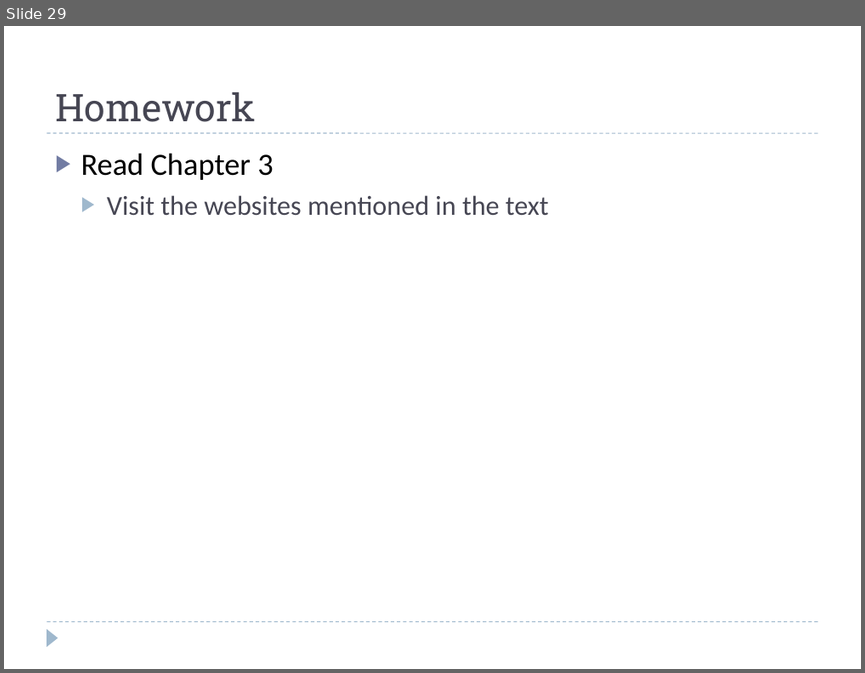
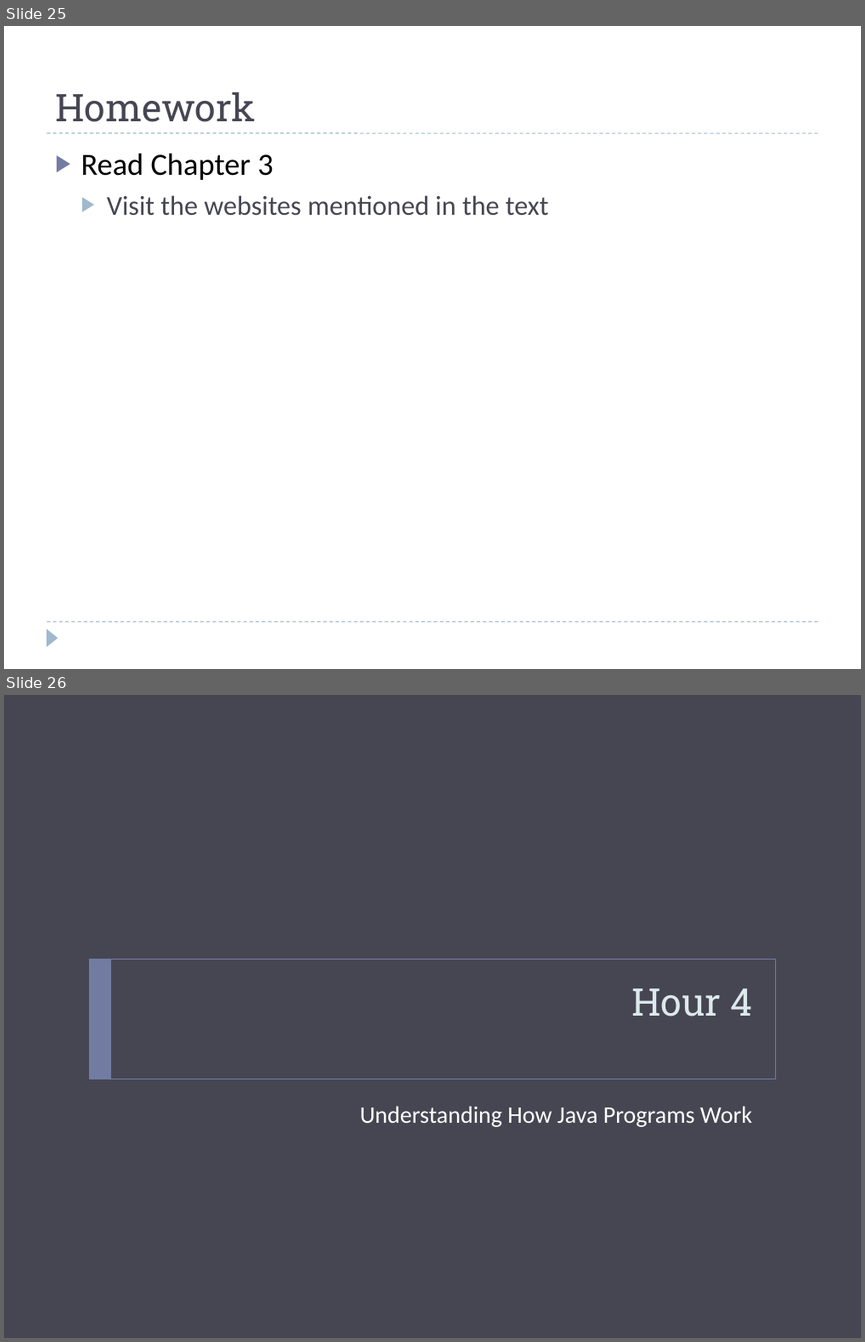
Before and after one commit to fujiboy/JavaClass_2013_Summer, a slide deck: Introduction to Java Programming.pptx. Shown one above the other, each under a label of ours: slide 29 before the commit, slides 25 and 26 after it. The pictures are 865x673 and 865x1342 pixels, drawn with LibreOffice and Linux fonts; fonts in the diff are those of the drawing; background and template pictures are left out. Boxes give left, top, right and bottom in pixels: in the first picture for what was removed or moved away, otherwise in the second. Text is boxed around its words. In the diff, an @@ line names an element or a change of style, - is before the commit and + after.

```diff
--- a/Introduction to Java Programming.pptx
+++ b/Introduction to Java Programming.pptx
@@ slide 26 added at [4, 695, 861, 1338], background #464653 @@
@@ rectangle added at [90, 959, 775, 1079], outline #727CA3 0.5 pt @@
@@ rectangle added at [90, 959, 111, 1079], fill #727CA3 @@
@@ title added at [631, 988, 752, 1016], 32 pt, text #DDE9EC @@
+Hour 4
@@ text added at [360, 1106, 752, 1127], 20 pt, text #FFFFFF @@
+Understanding How Java Programs Work
@@ what was slide 29 is now slide 25 @@
```
Also in this commit, not shown: 1 slide changed, 14 other slides added, 3 slides removed, 3 other files.
